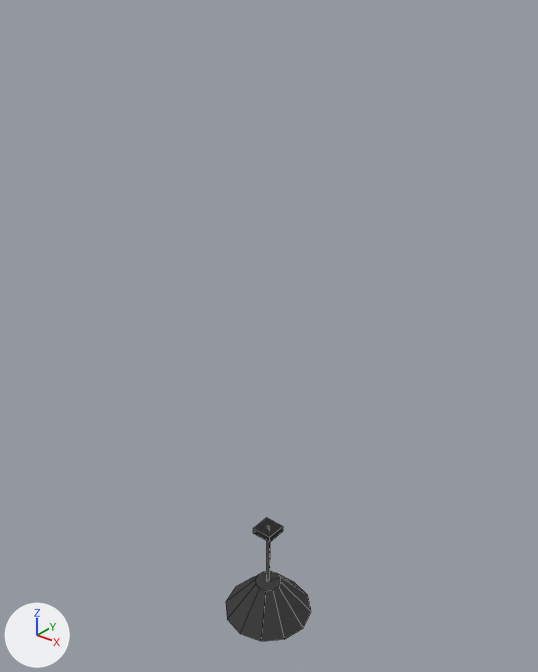
The FBX model Assets/Art/Environment/CeilingLamp.fbx as it was, and as the next commit left it.
Rendered twice from a 50 mm lens placed at (2.4, -3.0, 6.25), pointed at (-0.06, 0.08, 4.34). The lights are fixed; the arrows at lower left show +X, +Y and +Z. The first picture is the older version. Mesh edges are drawn as thin lines. Where no turn or scale is listed for an object, it has been applied to the vertices.

The first picture shows 'CeilingLamp'.
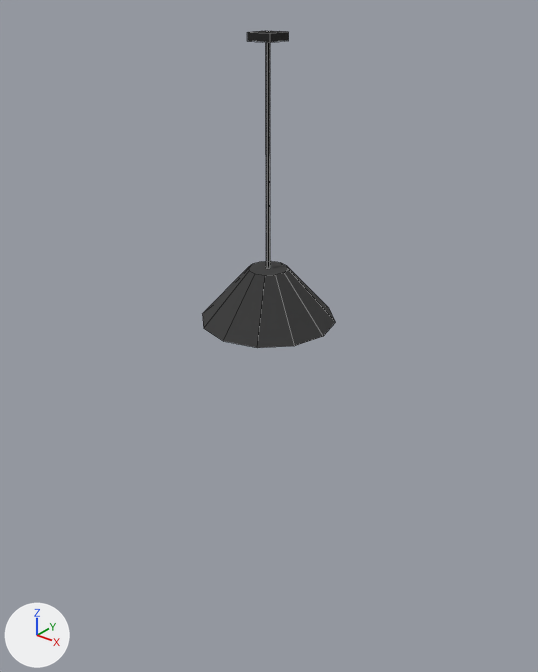
Edits to the bpy script that builds the scene:
```text
Change me_ceilinglamp:
    used by ob_ceilinglamp; location = (0.0, 0.0, 0.0)
    remove me_ceilinglamp.from_pydata(...)  # 44 vertices, 28 faces; spans x -0.3..0.3, y -0.3..0.3, z 2.3..3.0
    add me_ceilinglamp.from_pydata(...)  # 44 vertices, 28 faces; spans x -0.38..0.38, y -0.38..0.38, z 4.5..6.0
    me_ceilinglamp part 1: the loose piece of 8 vertices spanning x -0.07..0.07, y -0.07..0.07, z 2.96..3.0 is moved by (0.0, 0.0, 3.0)
    me_ceilinglamp part 2: the loose piece of 12 vertices spanning x -0.012..0.012, y -0.01..0.01, z 2.54..3.0 is scaled about its middle by (1, 1, 2.61), then moved by (0.0, 0.0, 2.63)
    me_ceilinglamp part 3: 24 of 44 vertices moved; they spanned x -0.3..0.3, y -0.3..0.3, z 2.3..2.54 and now span x -0.38..0.38, y -0.38..0.38, z 4.5..4.8; mean shift (0.0, 0.0, 2.23); largest move (0.0, 0.09, 2.54) -> (0.0, 0.11, 4.8)
```

Location of each change, (x1, y1, x2, y2) in pixels of the pictures (538 x 672 px; the box of a moved part takes in the faces that stretch with it):
'CeilingLamp', reshaped (55% wider, 157% taller): before (226, 518, 311, 641); after (203, 30, 335, 348)
part 1 of me_ceilinglamp, moved or reshaped: before (253, 518, 283, 542); after (247, 30, 289, 42)
part 2 of me_ceilinglamp, moved or reshaped: before (267, 526, 270, 582); after (266, 42, 270, 269)
part 3 of me_ceilinglamp, moved or reshaped: before (226, 571, 311, 641); after (203, 261, 335, 348)
